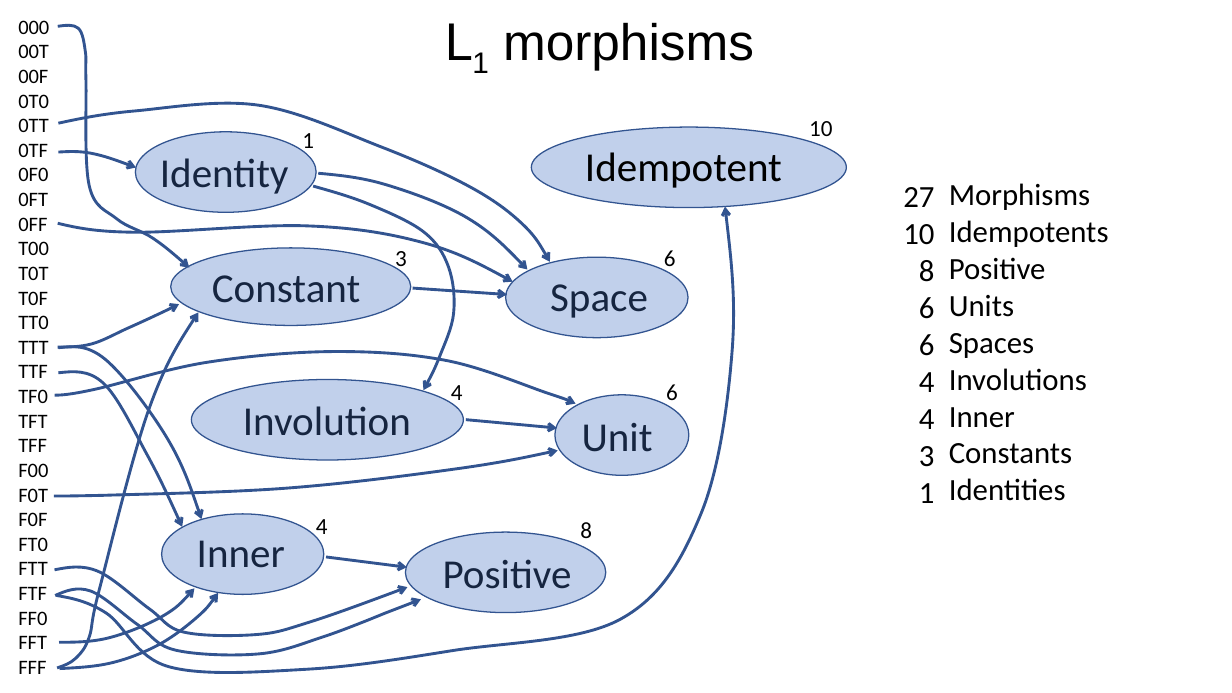
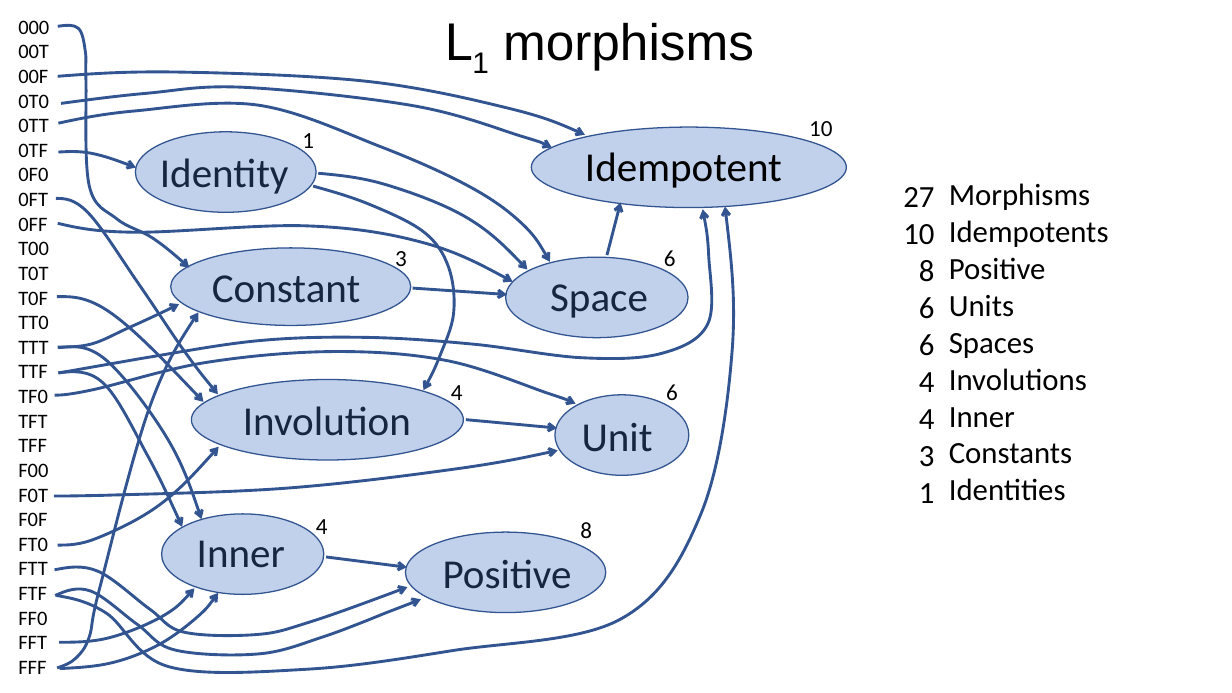
Before and after one commit to Saul-Youssef/coda, a slide deck: slide 1 of pubs/Pure Data Spaces/L1.pptx. Drawn at 1232x693 pixels with LibreOffice and Linux fonts; fonts in the diff are those of the drawing. Boxes give left, top, right and bottom in pixels: in the first picture for what was removed or moved away, otherwise in the second. Text is boxed around its words. In the diff, an @@ line names an element or a change of style, - is before the commit and + after.

```diff
--- a/pubs/Pure Data Spaces/L1.pptx
+++ b/pubs/Pure Data Spaces/L1.pptx
@@ freeform shape added at bbox=[57, 72, 585, 135], outline #325491 2.25 pt @@
@@ freeform shape added at bbox=[61, 87, 552, 148], outline #325491 2.25 pt @@
@@ freeform shape added at bbox=[56, 199, 218, 395], outline #325491 2.25 pt @@
@@ freeform shape added at bbox=[607, 202, 621, 255], outline #325491 2.25 pt @@
@@ freeform shape added at bbox=[58, 210, 712, 373], outline #325491 2.25 pt @@
@@ freeform shape added at bbox=[56, 297, 203, 402], outline #325491 2.25 pt @@
@@ freeform shape added at bbox=[57, 446, 218, 544], outline #325491 2.25 pt @@
```
Also in this commit, not shown: 5 other files.
